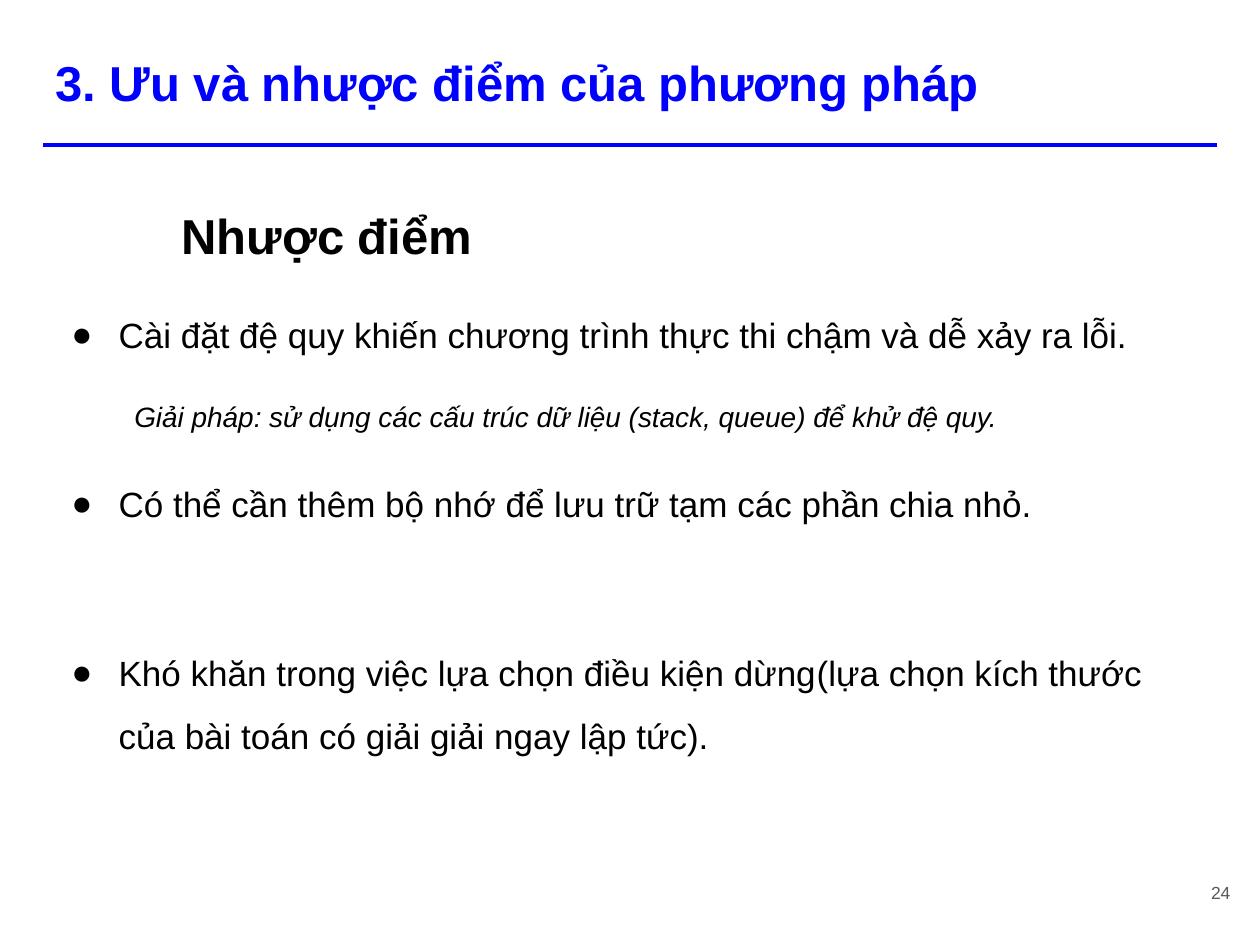
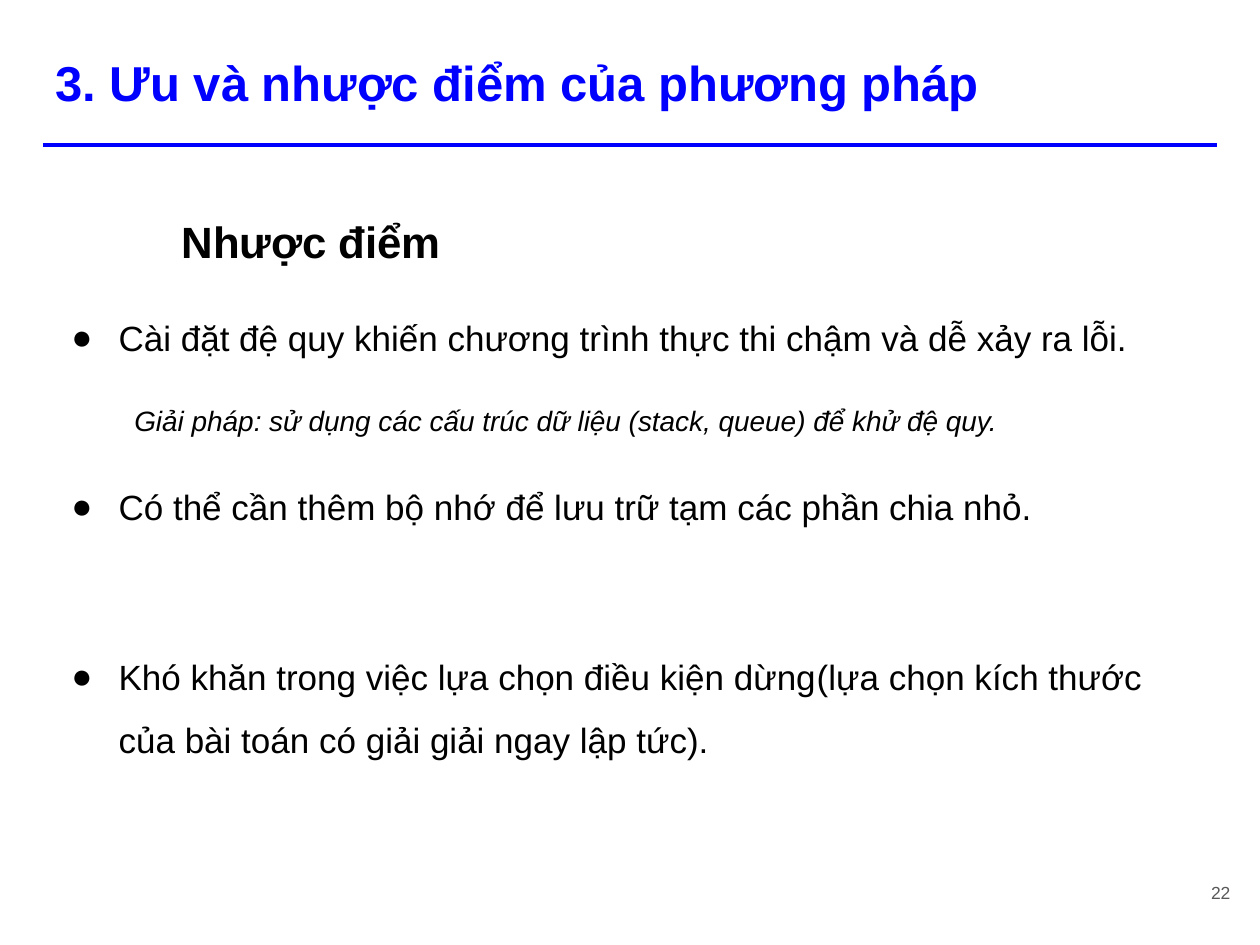
Before and after one commit to tiennvcs/CS112.L11.KHTN-DesignAnalysisAlgorithm, a slide deck: slide 22 of Seminar_DivideandConquer/[Seminar] Divide and Conquer.pptx (slide 24 before the commit). Drawn at 1260x945 pixels with LibreOffice and Linux fonts; fonts in the diff are those of the drawing. Boxes give left, top, right and bottom in pixels: in the first picture for what was removed or moved away, otherwise in the second. Text is boxed around its words. In the diff, an @@ line names an element or a change of style, - is before the commit and + after.

```diff
--- a/Seminar_DivideandConquer/[Seminar] Divide and Conquer.pptx
+++ b/Seminar_DivideandConquer/[Seminar] Divide and Conquer.pptx
@@ text "Nhược điểm": place and size @@
-text "Nhược điểm" at [119, 215, 1141, 756]
+text "Nhược điểm" at [119, 223, 1141, 759]
@@ text at [182, 223, 441, 266]: size 28 to 25 pt in "Nhược điểm" @@
@@ page number at [1211, 887, 1230, 899]: text changed @@
-24
+22
```
Also in this commit, not shown: 16 other slides changed, 1 slide added, 3 slides removed.
